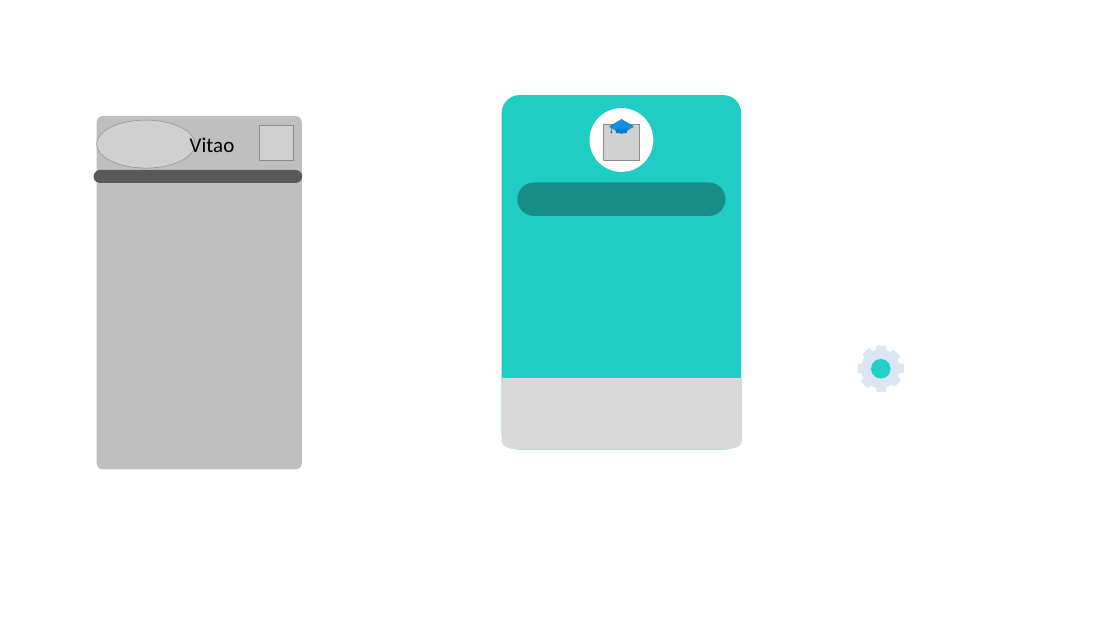
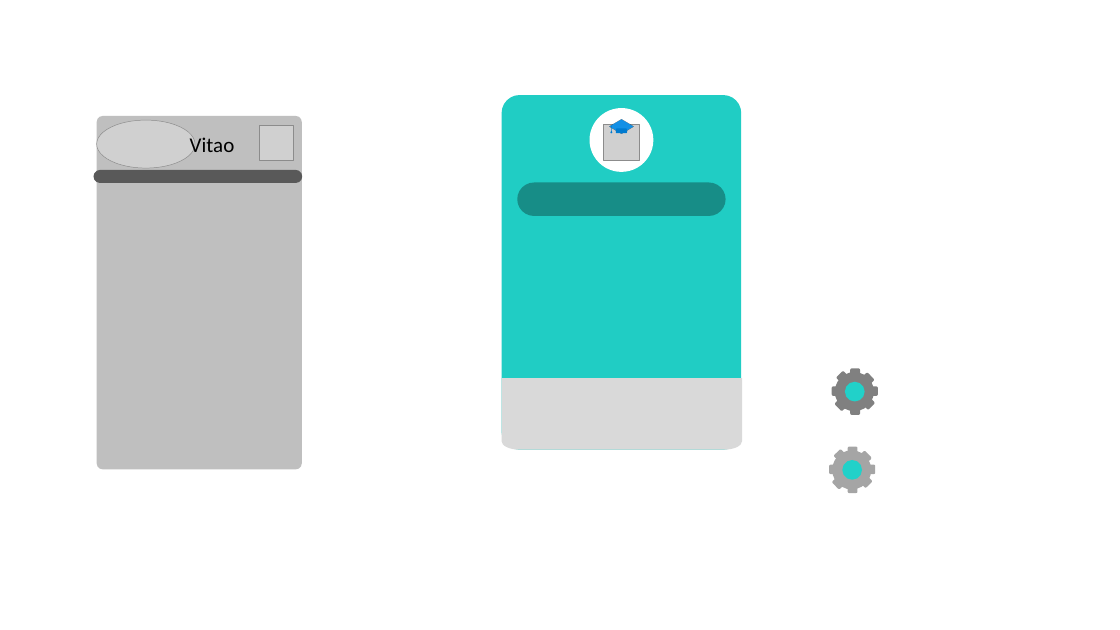
Before and after one commit to MateusPVicente/Projeto-PP, a slide deck: slide 26 of Stud+/Logos.pptx. Drawn at 1120x630 pixels with LibreOffice and Linux fonts; fonts in the diff are those of the drawing; grey boxes stand for pictures. Boxes give left, top, right and bottom in pixels: in the first picture for what was removed or moved away, otherwise in the second. Text is boxed around its words. In the diff, an @@ line names an element or a change of style, - is before the commit and + after.

```diff
--- a/Stud+/Logos.pptx
+++ b/Stud+/Logos.pptx
@@ 4 rounded rectangles, 2 ellipses: place and size @@
-4 rounded rectangles, 2 ellipses at [858,345,904,392]
+4 rounded rectangles, 2 ellipses at [832,369,878,415]
@@ fill #DCE6F2 to #808080 in 5 elements at [832,387,878,396], [835,372,874,412], [834,372,875,412], [836,371,875,410], [850,369,860,415] @@
@@ group added at [829,447,875,493]: 4 rounded rectangles, 2 ellipses @@
```
Also in this commit, not shown: 2 other slides changed, 8 other files.
